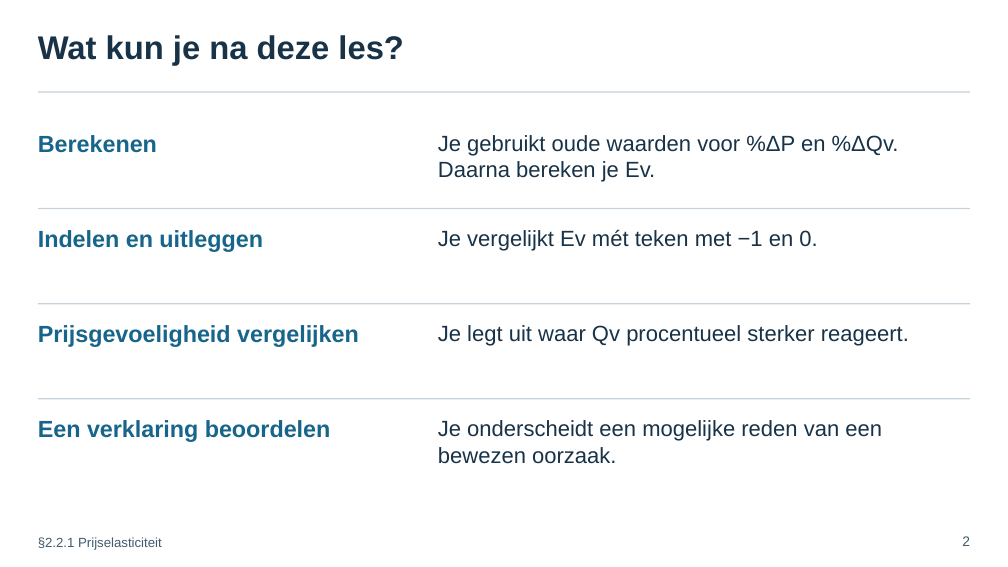
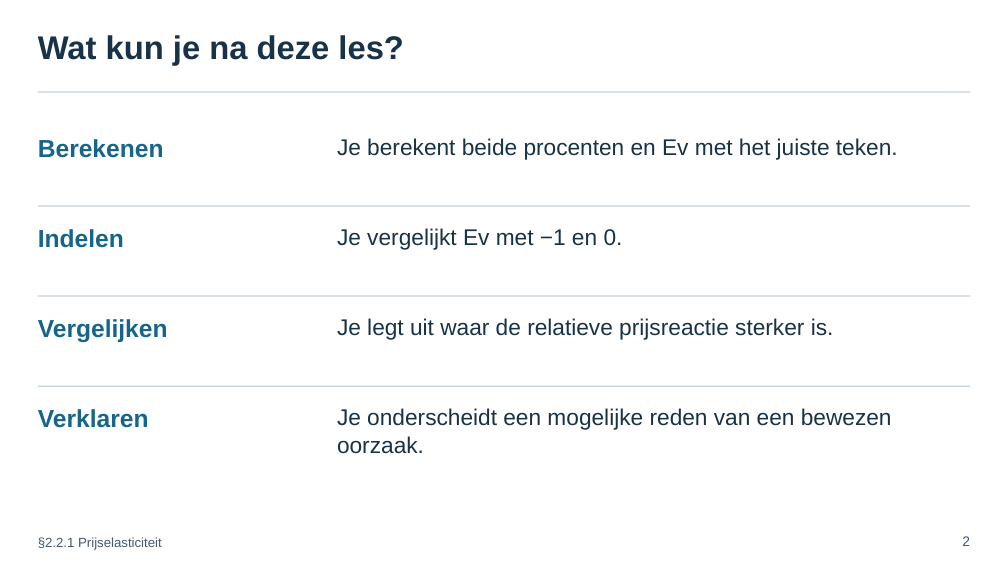
Before and after one commit to meijer1973/4veco-lessen, a slide deck: slide 2 of Boek 2 - Kosten, opbrengsten, elasticiteit en surplus/edities/chat-2026/bronnen/H2/paragrafen/2.2.1 Prijselasticiteit/2.2.1 Prijselasticiteit – presentatie.pptx. Drawn at 1008x567 pixels with LibreOffice and Linux fonts; fonts in the diff are those of the drawing. Boxes give left, top, right and bottom in pixels: in the first picture for what was removed or moved away, otherwise in the second. Text is boxed around its words. In the diff, an @@ line names an element or a change of style, - is before the commit and + after.

```diff
--- a/Boek 2 - Kosten, opbrengsten, elasticiteit en surplus/edities/chat-2026/bronnen/H2/paragrafen/2.2.1 Prijselasticiteit/2.2.1 Prijselasticiteit – presentatie.pptx
+++ b/Boek 2 - Kosten, opbrengsten, elasticiteit en surplus/edities/chat-2026/bronnen/H2/paragrafen/2.2.1 Prijselasticiteit/2.2.1 Prijselasticiteit – presentatie.pptx
@@ text "Berekenen" at (x1=38, y1=139, x2=164, y2=158): size 27.8 to 29.2 pt @@
@@ text at (x1=337, y1=138, x2=898, y2=160): text changed; size 26.2 to 27 pt @@
-Je gebruikt oude waarden voor %ΔP en %ΔQv.
-Daarna bereken je Ev.
+Je berekent beide procenten en Ev met het juiste teken.
@@ text at (x1=38, y1=229, x2=124, y2=248): text changed; size 27.8 to 29.2 pt @@
-Indelen en uitleggen
+Indelen
@@ text at (x1=337, y1=228, x2=623, y2=250): text changed; size 26.2 to 27 pt @@
-Je vergelijkt Ev mét teken met −1 en 0.
+Je vergelijkt Ev met −1 en 0.
@@ line moved from (37, 304) - (970, 304) to (37, 296) - (970, 296) @@
@@ text at (x1=38, y1=319, x2=168, y2=342): text changed; size 27.8 to 29.2 pt @@
-Prijsgevoeligheid vergelijken
+Vergelijken
@@ text at (x1=337, y1=318, x2=834, y2=340): text changed; size 26.2 to 27 pt @@
-Je legt uit waar Qv procentueel sterker reageert.
+Je legt uit waar de relatieve prijsreactie sterker is.
@@ line moved from (37, 398) - (970, 398) to (37, 386) - (970, 386) @@
@@ text at (x1=38, y1=409, x2=149, y2=428): text changed; size 27.8 to 29.2 pt @@
-Een verklaring beoordelen
+Verklaren
@@ text "Je onderscheidt een mogelijke reden ..." moved from (x1=438, y1=420, x2=882, y2=464) to (x1=337, y1=408, x2=892, y2=454) @@
@@ text "Je onderscheidt een mogelijke reden ..." at (x1=337, y1=408, x2=892, y2=454): size 26.2 to 27 pt @@
```
Also in this commit, not shown: 15 other slides changed, 8 slides added, 6 slides removed, 12 other files.
